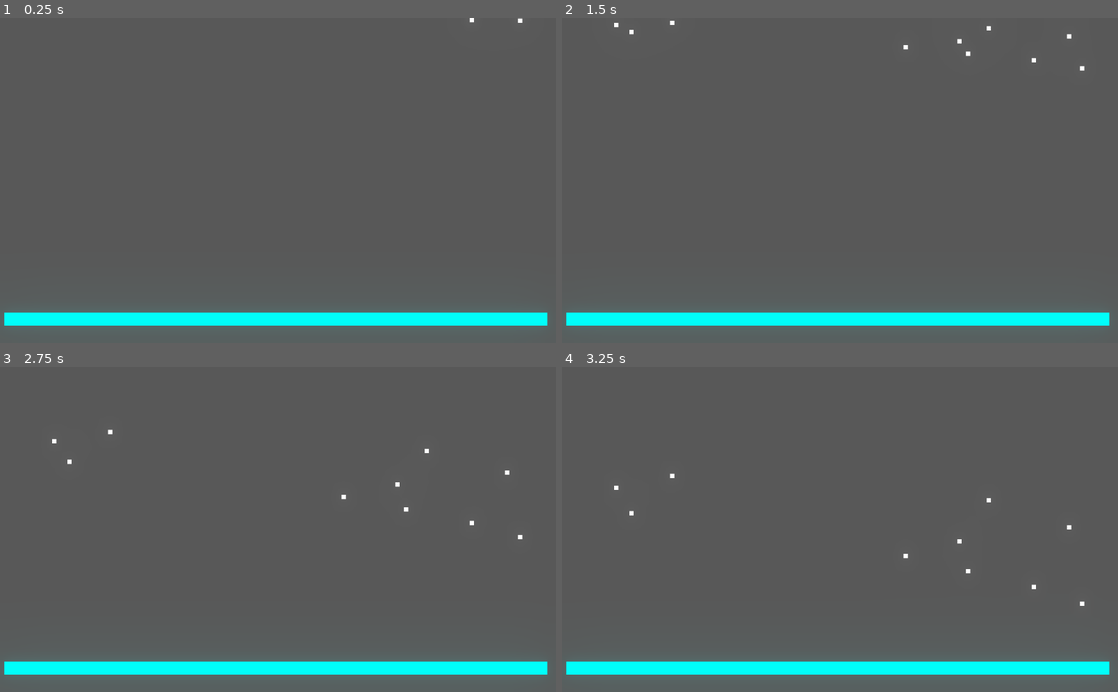
Above: before the commit, frames 1-4 (two rows, left to right).
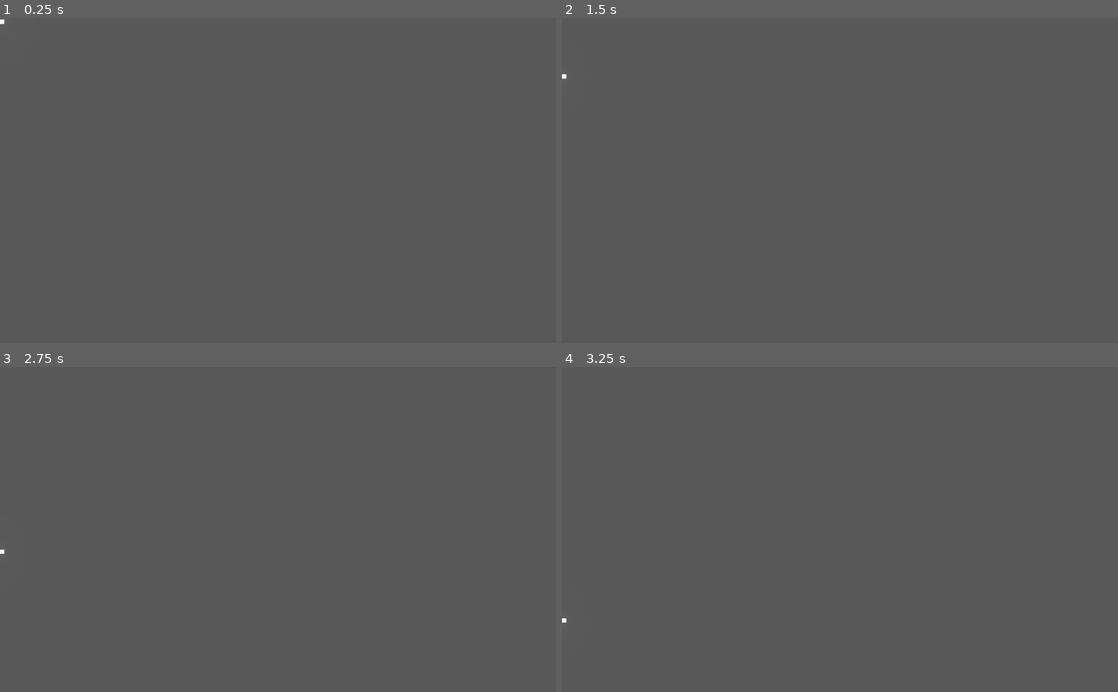
Above: after the commit, the same moments.

Repository: ron0studios/Evolving-Cars
Game: Godot game, scene res://game.tscn
The game is run twice, just before and just after one commit, with the same random seed, the same clock (stepped at 60 frames per second) and the same inputs.
Inputs (mouse positions are in pixels of both pictures, inside the frame that each line leads up to):
- Up to frame 1 (0.25 s): no input
- Up to frame 2 (1.5 s): tap Enter at 0.5 s; move the mouse to (962, 164) at 0.52 s; click (962, 164) at 0.67 s; move the mouse to (728, 196) at 1.27 s; click (728, 196) at 1.42 s
- Up to frame 3 (2.75 s): move the mouse to (333, 458) at 2.02 s; click (333, 458) at 2.17 s
- Up to frame 4 (3.25 s): move the mouse to (812, 594) at 2.77 s; click (812, 594) at 2.92 s

The runs differ from the first frame. In frame 1, 4.0% of the frame differs, in the area x 0-99%, y 0-95%; in frame 2, 4.1%; in frame 3, 4.1%; in frame 4, 4.1%.

Commit message:
Added road generation

Diff:
--- /dev/null
+++ b/RoadGeneration.gd
@@ -0,0 +1,42 @@
+extends StaticBody2D
+
+
+var _pressed := false
+var _current_line: Line2D
+
+
+# collision script i stole
+export (Array, NodePath) var lines_to_follow = [NodePath("Line2D")]
+
+
+func _input(event):
+	if event is InputEventMouseButton:
+		_pressed = event.pressed
+
+		if _pressed:
+			_current_line = Line2D.new()
+			_current_line.default_color = Color.white
+			_current_line.width = 4.0
+			self.add_child(_current_line)
+		else:
+			var path_to_line = _current_line.get_path()
+			var num_segments : int = 0
+			var line_points : Array = []
+			var line : Line2D = get_node(path_to_line)
+			var translated_points : Array = []
+			for i in range(0, len(line.points)):
+				translated_points.append(line.points[i] + line.position)
+			line_points.append_array(translated_points)
+			num_segments += len(line.points)
+			line_points.append(Vector2(419430.4, 419430.4))
+			for current_segment in range(0, num_segments):
+				if line_points[current_segment+1] == Vector2(419430.4, 419430.4) or line_points[current_segment] == Vector2(419430.4, 419430.4):
+					continue
+				var segment_collider := CollisionShape2D.new()
+				segment_collider.shape = SegmentShape2D.new()
+				segment_collider.shape.a = line_points[current_segment]
+				segment_collider.shape.b = line_points[current_segment+1]
+				add_child(segment_collider)
+
+	if event is InputEventMouseMotion && _pressed:
+		_current_line.add_point(event.position)
--- a/game.tscn
+++ b/game.tscn
@@ -1,41 +1,19 @@
 [gd_scene load_steps=4 format=2]
 
-[ext_resource path="res://game.gd" type="Script" id=2]
+[ext_resource path="res://thing.tscn" type="PackedScene" id=1]
+[ext_resource path="res://RoadGeneration.gd" type="Script" id=2]
 
 [sub_resource type="Environment" id=1]
 background_mode = 4
 glow_enabled = true
 glow_bloom = 0.27
 
-[sub_resource type="RectangleShape2D" id=2]
-extents = Vector2( 500, 10 )
-
 [node name="game" type="Node2D"]
-script = ExtResource( 2 )
 
 [node name="look-goodifier" type="WorldEnvironment" parent="."]
 environment = SubResource( 1 )
 
-[node name="floor" type="StaticBody2D" parent="."]
-position = Vector2( 512, 552 )
-collision_layer = 2
-__meta__ = {
-"_edit_group_": true
-}
+[node name="thing" parent="." instance=ExtResource( 1 )]
 
-[node name="CollisionShape2D" type="CollisionShape2D" parent="floor"]
-position = Vector2( -3, 1 )
-shape = SubResource( 2 )
-__meta__ = {
-"_edit_group_": true
-}
-
-[node name="ColorRect" type="ColorRect" parent="floor"]
-margin_left = -504.0
-margin_top = -8.0
-margin_right = 496.0
-margin_bottom = 16.0
-color = Color( 0, 1, 0.976471, 1 )
-__meta__ = {
-"_edit_use_anchors_": false
-}
+[node name="RoadGeneration" type="StaticBody2D" parent="."]
+script = ExtResource( 2 )
